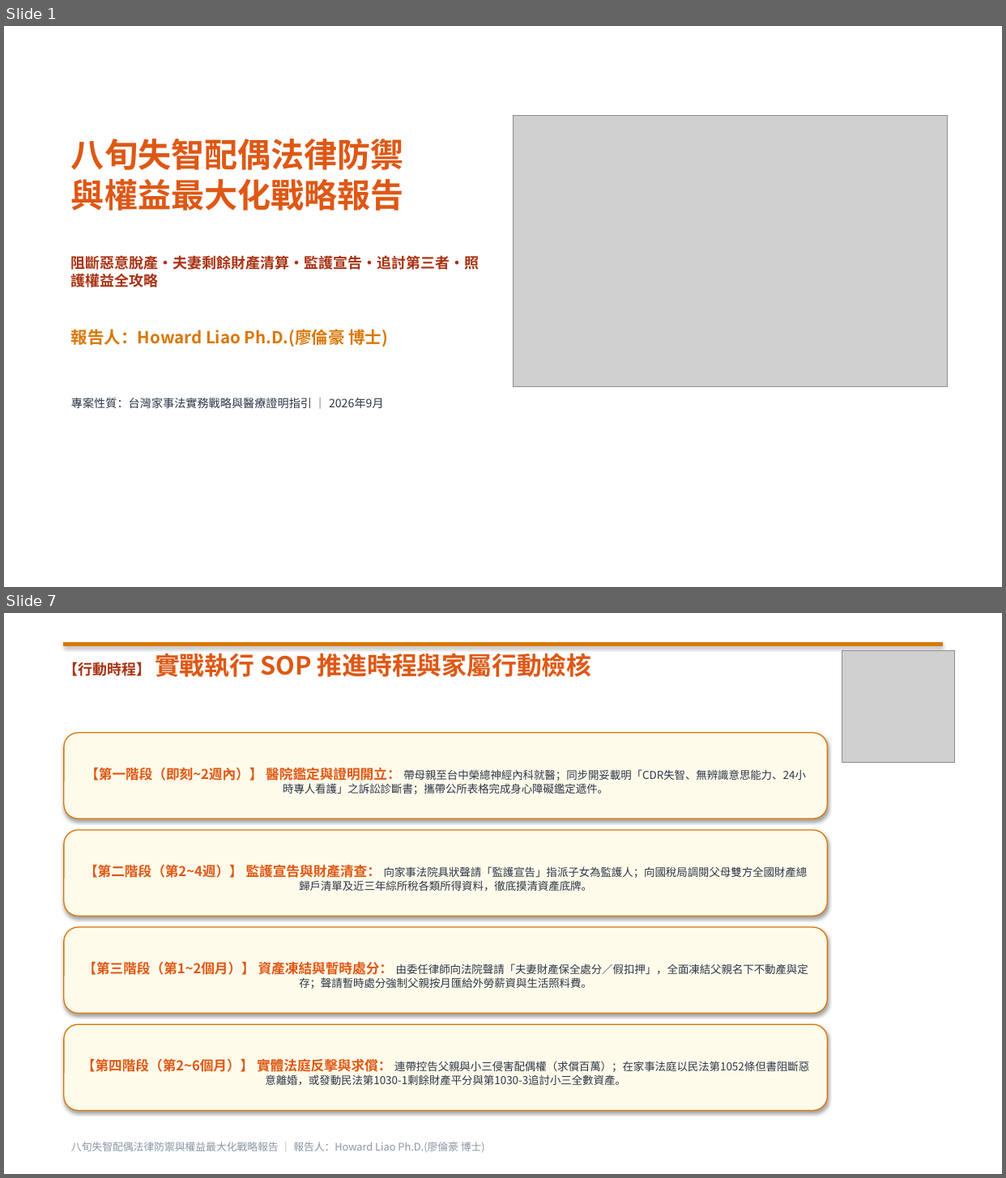
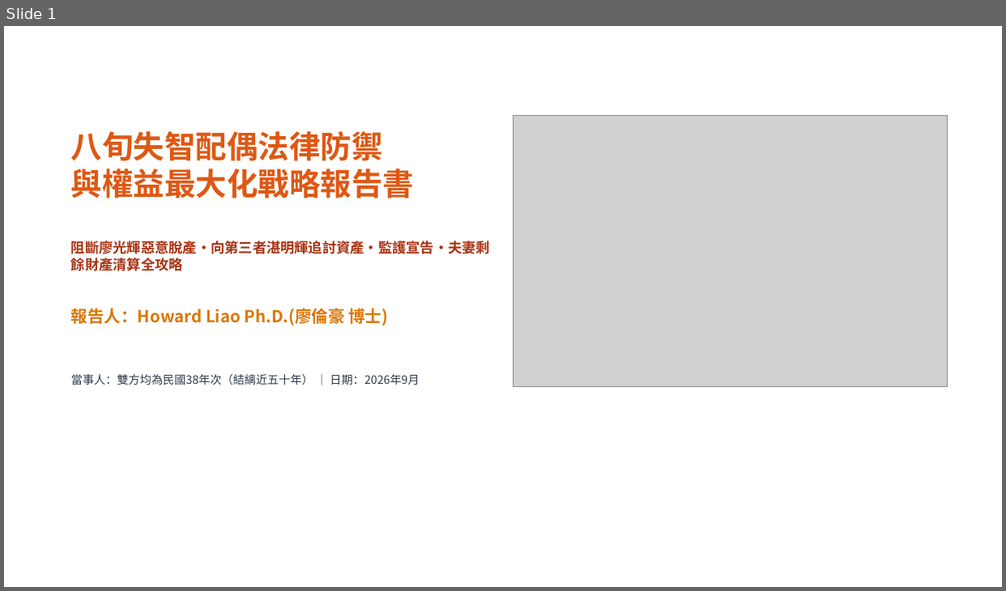
Before and after one commit to HowardLiao/HermesAgent, a slide deck: 3.住/legal_strategy_presentation.pptx. Shown one above the other, each under a label of ours: slides 1 and 7 before the commit, slide 1 after it; the slides between them are not shown. The pictures are 1006x1178 and 1006x591 pixels, drawn with LibreOffice and Linux fonts; fonts in the diff are those of the drawing; grey boxes stand for pictures. Boxes give left, top, right and bottom in pixels: in the first picture for what was removed or moved away, otherwise in the second. Text is boxed around its words. In the diff, an @@ line names an element or a change of style, - is before the commit and + after.

Commit message:
feat: complete legal strategy report for Liao Kuang-Hui and Chan Ming-Hui case

```diff
--- a/3.住/legal_strategy_presentation.pptx
+++ b/3.住/legal_strategy_presentation.pptx
@@ slide 7 removed at <box>4,613,1002,1174</box>, background #FFFFFF @@
@@ rectangle removed at <box>64,643,942,646</box> @@
@@ text removed at <box>64,653,592,677</box> @@
-【行動時程】 實戰執行 SOP 推進時程與家屬行動檢核
@@ picture removed at <box>842,650,955,763</box> @@
@@ rounded rectangle removed at <box>64,733,828,819</box> @@
-【第一階段（即刻~2週內）】 醫院鑑定與證明開立： 帶母親至台中榮總神經內科就醫；同步開妥載明「CDR失智、無辨識意思能力、24小時專人看護」之訴訟診斷書；攜帶公所表格完成身心障礙鑑定遞件。
@@ rounded rectangle removed at <box>64,830,828,916</box> @@
-【第二階段（第2~4週）】 監護宣告與財產清查： 向家事法院具狀聲請「監護宣告」指派子女為監護人；向國稅局調閱父母雙方全國財產總歸戶清單及近三年綜所稅各類所得資料，徹底摸清資產底牌。
@@ rounded rectangle removed at <box>64,927,828,1013</box> @@
-【第三階段（第1~2個月）】 資產凍結與暫時處分： 由委任律師向法院聲請「夫妻財產保全處分／假扣押」，全面凍結父親名下不動產與定存；聲請暫時處分強制父親按月匯給外勞薪資與生活照料費。
@@ rounded rectangle removed at <box>64,1024,828,1111</box> @@
-【第四階段（第2~6個月）】 實體法庭反擊與求償： 連帶控告父親與小三侵害配偶權（求償百萬）；在家事法庭以民法第1052條但書阻斷惡意離婚，或發動民法第1030-1剩餘財產平分與第1030-3追討小三全數資產。
@@ text removed at <box>71,1142,485,1152</box> @@
-八旬失智配偶法律防禦與權益最大化戰略報告 ｜ 報告人：Howard Liao Ph.D.(廖倫豪 博士)
@@ slide 1 changed as well @@
@@ text "八旬失智配偶法律防禦 與權益最大化戰略報告書": place and size @@
-text "八旬失智配偶法律防禦 與權益最大化戰略報告書" at <box>71,139,479,408</box>
+text "八旬失智配偶法律防禦 與權益最大化戰略報告書" at <box>71,131,490,385</box>
@@ text at <box>71,131,490,271</box>: text changed; size 14 to 13.5 pt @@
-八旬失智配偶法律防禦
-與權益最大化戰略報告
-阻斷惡意脫產・夫妻剩餘財產清算・監護宣告・追討第三者・照護權益全攻略
+八旬失智配偶法律防禦
+與權益最大化戰略報告書
+阻斷廖光輝惡意脫產・向第三者湛明輝追討資產・監護宣告・夫妻剩餘財產清算全攻略
@@ text at <box>71,308,388,326</box>: less space between paragraphs @@
@@ text at <box>71,374,419,385</box>: text changed @@
-專案性質：台灣家事法實務戰略與醫療證明指引 ｜ 2026年9月
+當事人：雙方均為民國38年次（結縭近五十年） ｜ 日期：2026年9月
```
Also in this commit, not shown: 2 other slides changed, 2 slides added, 3 other slides removed, 3 other files.
